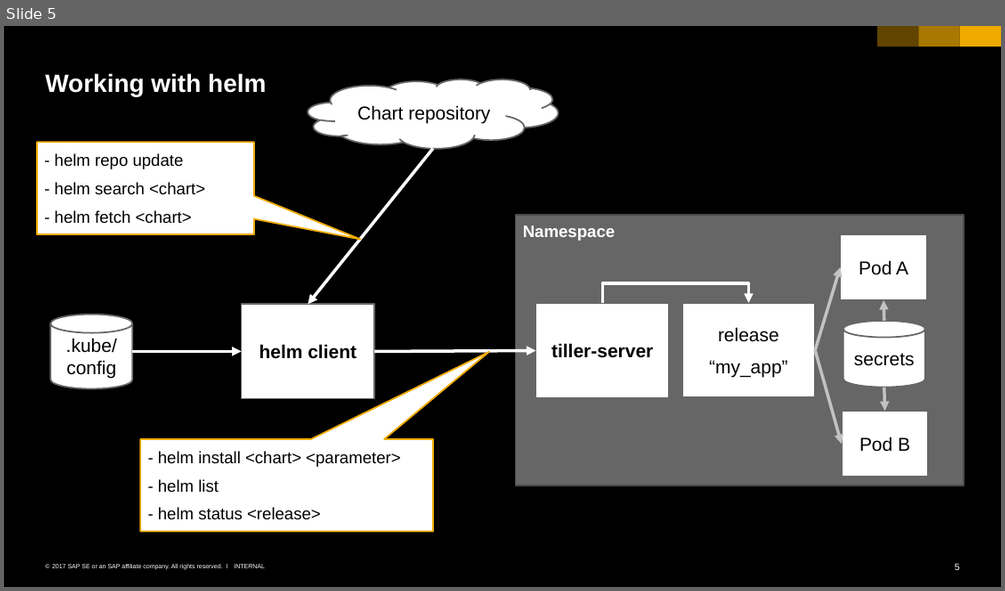
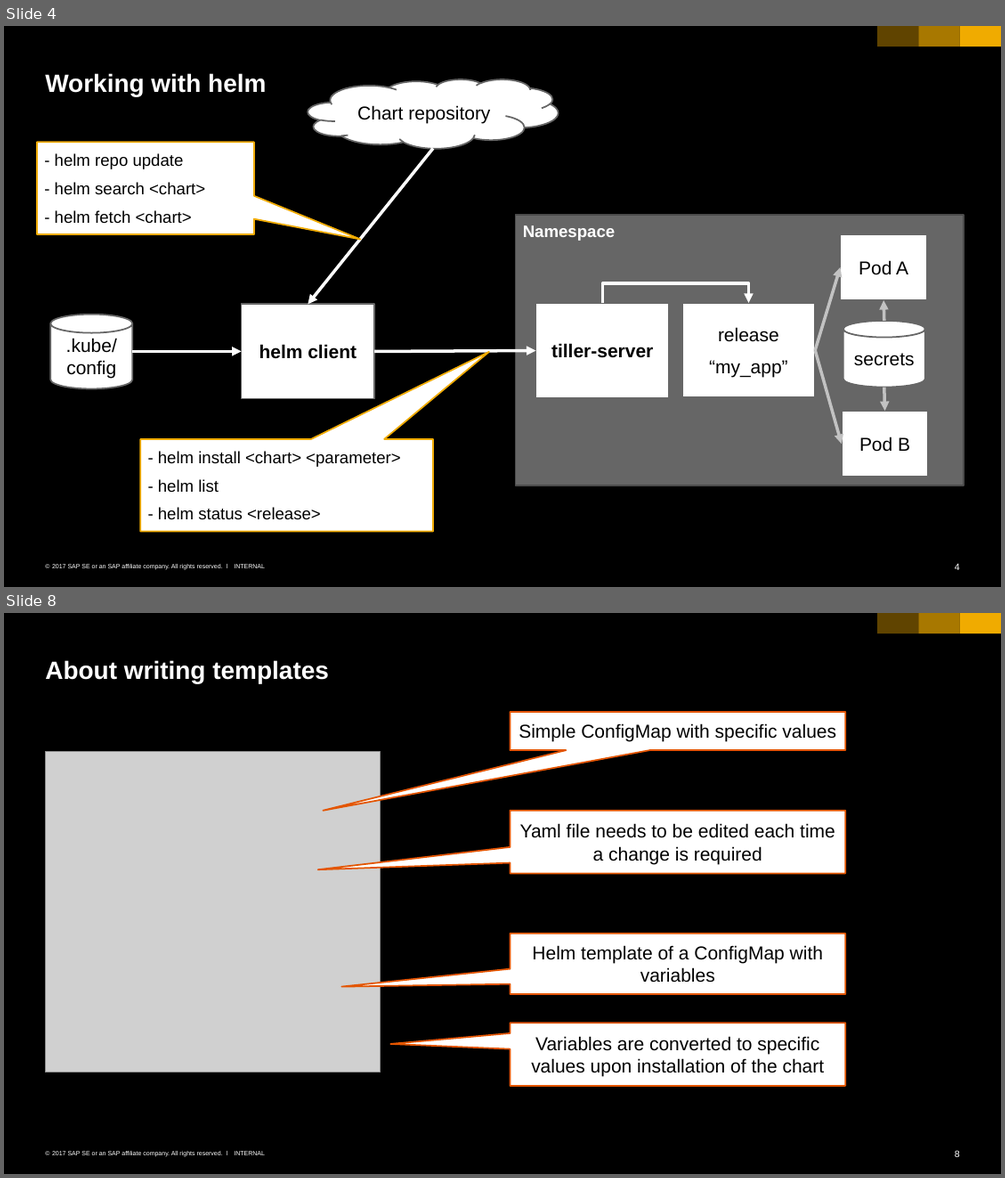
Before and after one commit to cuijiyao01/docker-k8s-training, a slide deck: kubernetes/12_helm.pptx. Shown one above the other, each under a label of ours: slide 5 before the commit, slides 4 and 8 after it; the slides between them are not shown. The pictures are 1005x591 and 1005x1178 pixels, drawn with LibreOffice and Linux fonts; fonts in the diff are those of the drawing; grey boxes stand for pictures. Boxes give left, top, right and bottom in pixels: in the first picture for what was removed or moved away, otherwise in the second. Text is boxed around its words. In the diff, an @@ line names an element or a change of style, - is before the commit and + after.

Commit message:
extended explaination of charts

```diff
--- a/kubernetes/12_helm.pptx
+++ b/kubernetes/12_helm.pptx
@@ slide 8 added at (4, 613, 1001, 1174), background #000000; not listed: 6 template elements that a slide beside it also shows @@
@@ title added at (45, 660, 329, 683), 24 pt, text #FFFFFF, bold @@
+About writing templates
@@ speech box added at (510, 712, 845, 750), fill #FFFFFF, outline #E35500 1.5 pt, 18 pt, text #000000 @@
+Simple ConfigMap with specific values
@@ picture added at (45, 751, 380, 1072) @@
@@ speech box added at (510, 811, 845, 873), fill #FFFFFF, outline #E35500 1.5 pt, 18 pt, text #000000 @@
+Yaml file needs to be edited each time a change is required
@@ speech box added at (510, 933, 845, 993), fill #FFFFFF, outline #E35500 1.5 pt, 18 pt, text #000000 @@
+Helm template of a ConfigMap with variables
@@ speech box added at (510, 1022, 845, 1086), fill #FFFFFF, outline #E35500 1.5 pt, 18 pt, text #000000 @@
+Variables are converted to specific values upon installation of the chart
@@ what was slide 5 is now slide 4 @@
@@ page number at (955, 563, 960, 570): text changed @@
-5
+4
```
Also in this commit, not shown: 2 slides changed, 2 other slides added.
